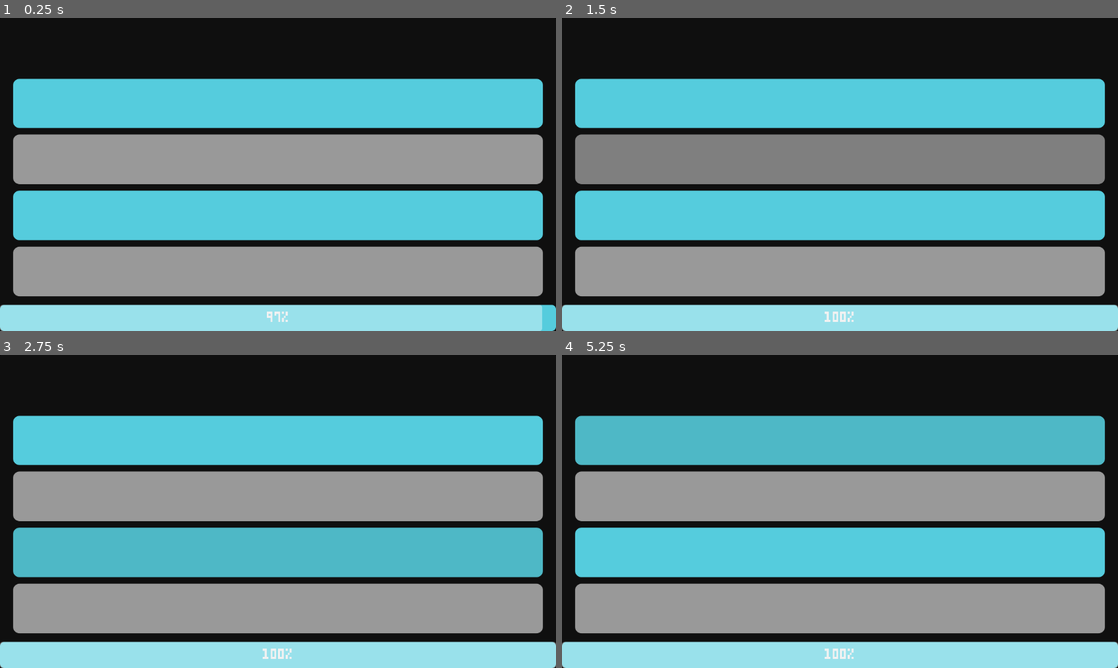
Above: before the commit, frames 1-4 (two rows, left to right).
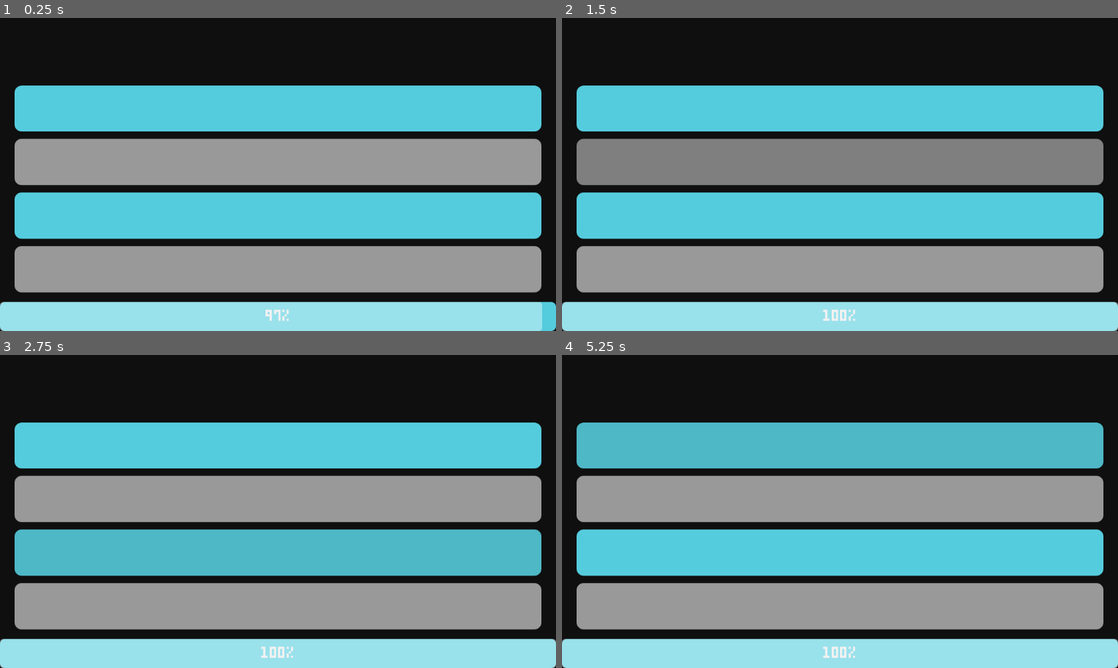
Above: after the commit, the same moments.

Repository: ppaluchowski64/SCI-Stars
Game: Godot game, scene res://scenes/question.tscn
Same seed, same stepped clock (60 frames per second), same inputs: the game is played once before the commit and once after it. This scene is started directly instead of the project's main scene.
Inputs (mouse positions are in pixels of both pictures, inside the frame that each line leads up to; where the layout moved, square brackets give the same spot in the first picture):
- Up to frame 1 (0.25 s): no input
- Up to frame 2 (1.5 s): click (840, 108) [840, 102] at 0.5 s; click (840, 161) [840, 158] at 1.25 s
- Up to frame 3 (2.75 s): click (278, 552) at 2 s
- Up to frame 4 (5.25 s): click (840, 605) [840, 608] at 2.75 s; tap Enter (ui_accept) at 3.5, 3.77, 4.25, 5 s; move the mouse to (962, 495) at 3.52 s; hold D (right) 3.53-4.25 s; click (962, 495) at 3.6 s; drag from (728, 527) to (812, 574) at 4.27 s; move the mouse to (895, 442) at 5.02 s; hold D (right) from 5.03 s (still down); click (895, 442) at 5.1 s

The runs differ from the first frame. In frame 1, 9.4% of the frame differs, in the area x 0-100%, y 19-100%; in frame 2, 9.4%; in frame 3, 9.4%; in frame 4, 9.4%.

Commit message:
Fix problems regarding displaying questions on various resolutions

Diff:
--- a/game/scenes/player.tscn
+++ b/game/scenes/player.tscn
@@ -165,7 +165,7 @@
 
 [node name="HitAudio" type="AudioStreamPlayer2D" parent="."]
 stream = ExtResource("9_ur7pv")
-max_distance = 1500.0
+max_distance = 380.0
 attenuation = 0.2
 
 [connection signal="timeout" from="RegenCooldown" to="." method="_on_regen_cooldown_timeout"]
--- a/game/scenes/question.tscn
+++ b/game/scenes/question.tscn
@@ -161,11 +161,8 @@
 anchors_preset = 15
 anchor_right = 1.0
 anchor_bottom = 1.0
-offset_right = 128.0
-offset_bottom = 72.0
 grow_horizontal = 2
 grow_vertical = 2
-scale = Vector2(0.9, 0.9)
 
 [node name="Content" type="Label" parent="Panel"]
 layout_mode = 1
@@ -266,10 +263,15 @@
 
 [node name="Correctness" type="Label" parent="Panel"]
 visible = false
-layout_mode = 0
-offset_top = 660.0
-offset_right = 1280.0
-offset_bottom = 720.0
+custom_minimum_size = Vector2(0, 60)
+layout_mode = 1
+anchors_preset = 12
+anchor_top = 1.0
+anchor_right = 1.0
+anchor_bottom = 1.0
+offset_top = -24.0
+grow_horizontal = 2
+grow_vertical = 0
 theme = SubResource("Theme_jwaa5")
 text = "Correct Answer!"
 horizontal_alignment = 1
Not shown: 1 places in game/scenes/queue.tscn that only renumber resources
